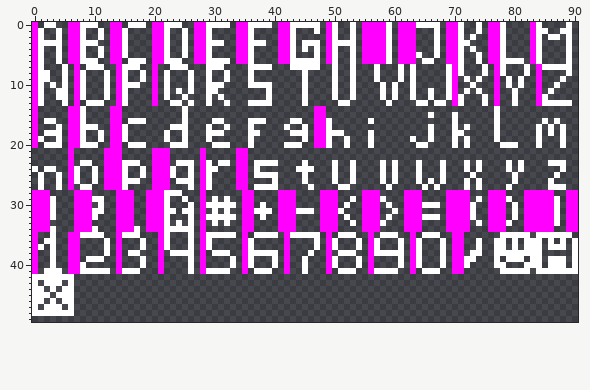
Pixel-art file: aseprite_data/standard_white_font-Recovered.aseprite. This is how it looked before the edit.
91x70 pixels, 1 frame. Shown: x 0..90, y 0..49.
And afterwards:
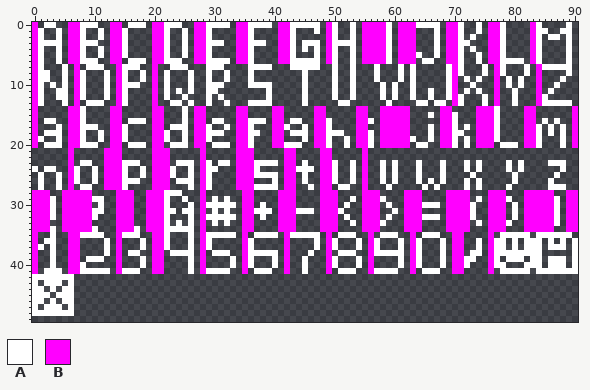
Palette (. is transparent): A #ffffff  B #ff00ff
The edit:
There is now colour B in rows 14 to 20 at x 20 to 21, 27 to 28, 34 to 35, 40 to 41, 54 to 55, 58 to 62, 68 to 69, 74 to 76, 82 to 83 and 90; in rows 21 to 27 at x 36, 42 to 43, 48 to 49 and 55; in rows 28 to 34 at x 5 to 6; in rows 35 to 41 at x 20 and 76.
